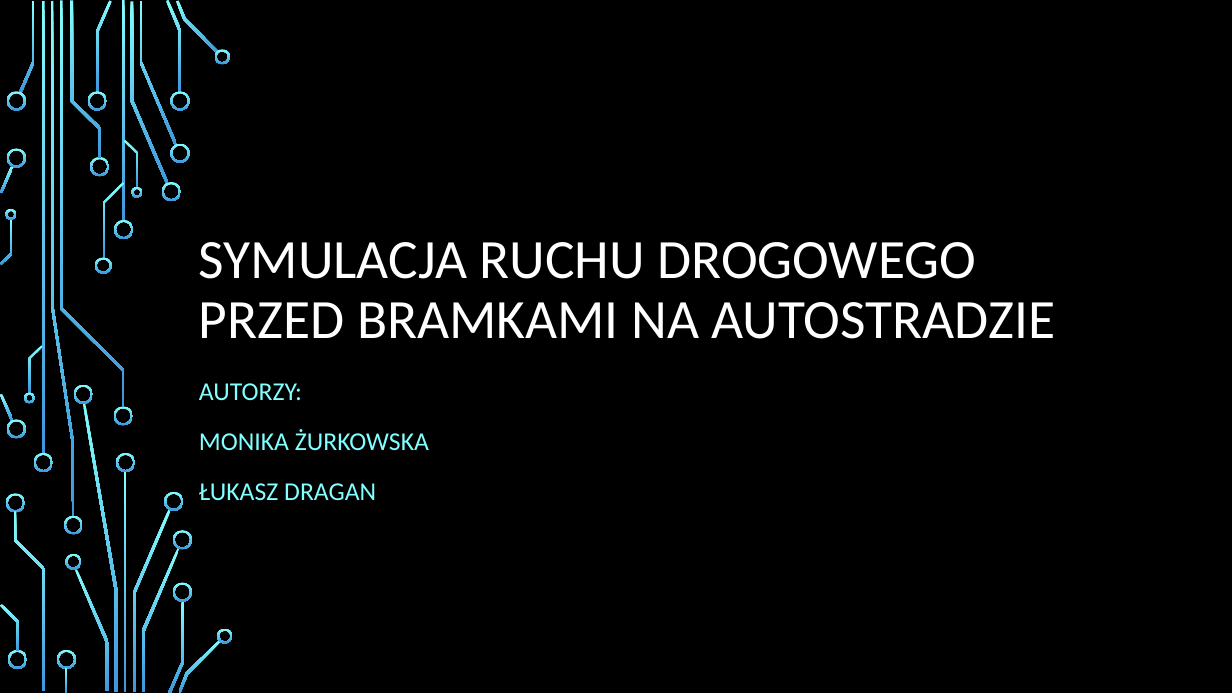
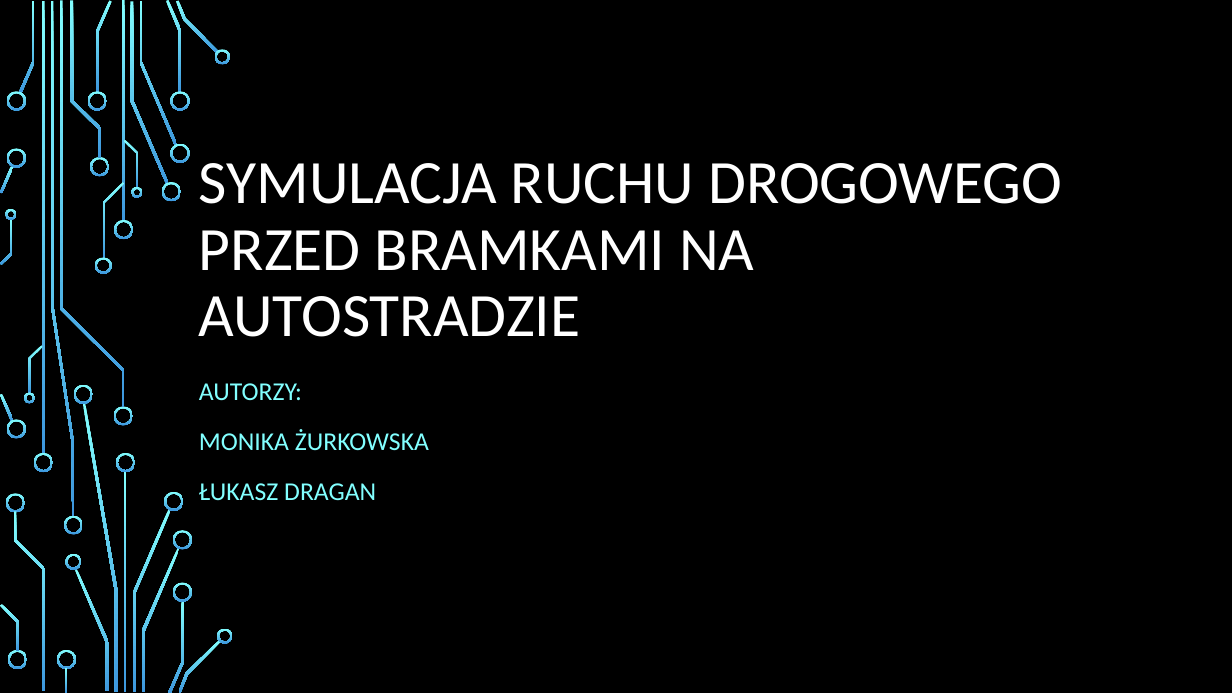
Before and after one commit to zurus93/ExpresswaySimulation, a slide deck: slide 1 of ExpresswaySimulation/doc/Prezentacja_finalna.pptx. Drawn at 1232x693 pixels with LibreOffice and Linux fonts; fonts in the diff are those of the drawing; background and template pictures are left out. Boxes give left, top, right and bottom in pixels: in the first picture for what was removed or moved away, otherwise in the second. Text is boxed around its words. In the diff, an @@ line names an element or a change of style, - is before the commit and + after.

```diff
--- a/ExpresswaySimulation/doc/Prezentacja_finalna.pptx
+++ b/ExpresswaySimulation/doc/Prezentacja_finalna.pptx
@@ title "SYMULACJA RUCHU DROGOWEGO PRZED BRAMKAMI ..." at <box>199,163,1062,337</box>: size 43.2 to 48 pt @@
```
Also in this commit, not shown: 3 other slides changed, 4 slides added, 1 slide removed, 5 other files.
